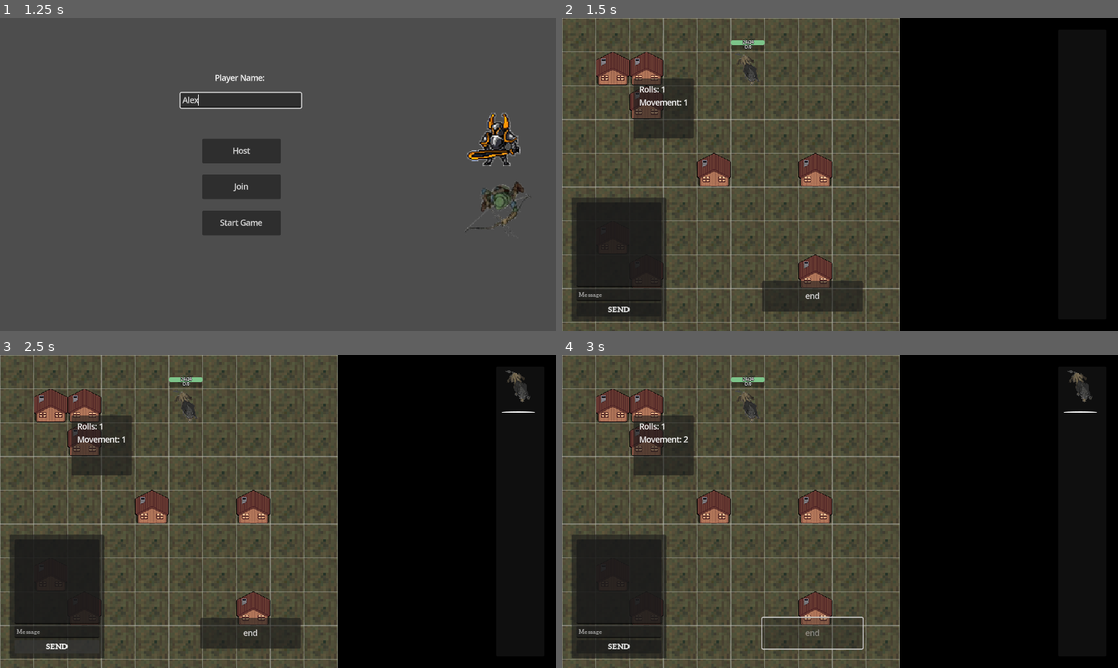
Above: before the commit, frames 1-4 (two rows, left to right).
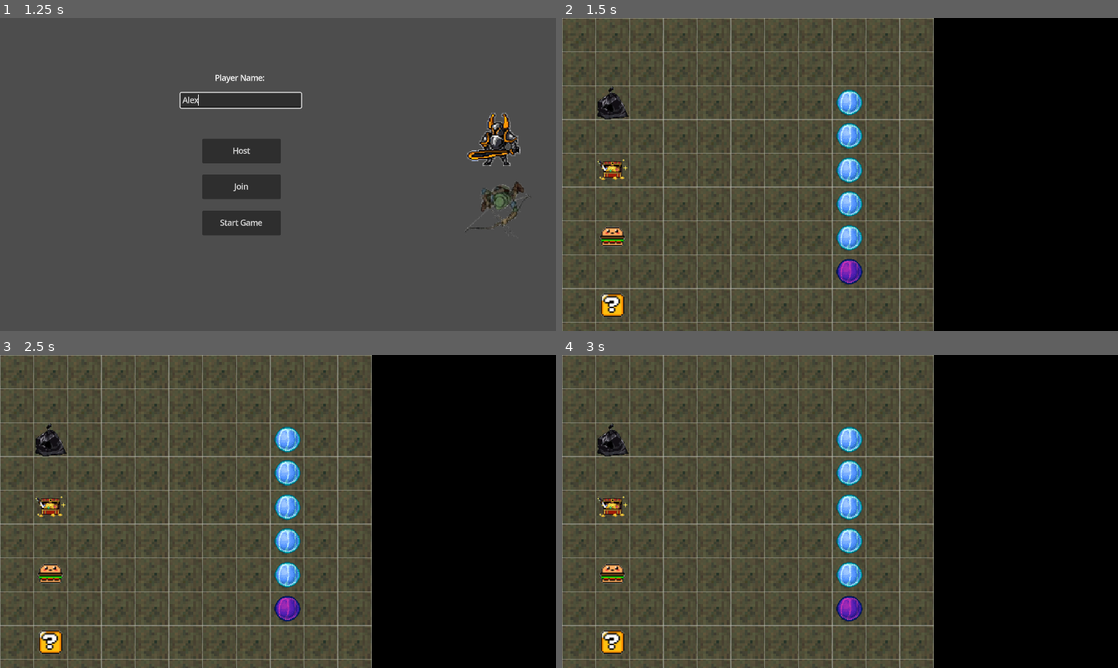
Above: after the commit, the same moments.

Repository: Valar1415/Seed
Game: Godot game, scene res://Utility/Multiplayer Management/MultiplayerController.tscn
Two runs of this game, one before a commit and one after it. Both use one fixed random seed, a clock stepped at 60 frames per second and the inputs below.
Inputs (mouse positions are in pixels of both pictures, inside the frame that each line leads up to):
- Up to frame 1 (1.25 s): click (239, 99) at 0.52 s; type "Alex" at 0.6 s
- Up to frame 2 (1.5 s): click "Start Game" at 1.25 s
- Up to frame 3 (2.5 s): click (55, 646) at 2 s, where only the run before the commit has a clickable "SEND"
- Up to frame 4 (3 s): click (812, 633) at 2.75 s, where only the run before the commit has a clickable "end"

Frame 1 is identical in both runs. In frame 2, 21% of the frame differs, in the area x 1-67%, y 0-100%; in frame 3, 21%; in frame 4, 20%.
Error before the commit: Invalid access to property or key 'position' on a base object of type 'Nil'. (res://Characters/Classes/enemy_class.gd:151)

Commit message:
UI hover reference multiplayer fix

Diff:
--- a/Characters/Classes/enemy_class.gd
+++ b/Characters/Classes/enemy_class.gd
@@ -6,6 +6,7 @@
 
 ## GET NODES
 @onready var range: Area2D = $Range
+@onready var enemy_information: PanelContainer = $GUI/EnemyInformation
 
 ## ATTACK
 var atk_targets: Array = []
@@ -18,6 +19,9 @@
 	UiEventBus.pass_texture_ref.connect(set_UI_texture_reference)
 	snap_to_nearest_tile()
 	set_tilemap_obstacle(true)
+	set_attributes()
+	emit_UI_info()
+
 
 #func _unhandled_input(event: InputEvent) -> void: # DEBUG
 	#if event.is_action_pressed("DEBUG_K"):
@@ -194,7 +198,16 @@
 	astar.set_point_solid(current_position, value)
 
 func set_UI_texture_reference(tex_reference):
-	UI_inititative_texture.append(tex_reference)
+	UI_inititative_texture_array.append(tex_reference)
+
+func emit_UI_info():
+	UiEventBus.set_enemy_info.emit(movement, rolls)
+
+func display_enemy_info():
+	enemy_information.show()
+
+func hide_enemy_info():
+	enemy_information.hide()
 
 func roll_dice(skill: Skill):
 	if multiplayer.is_server():
--- a/Characters/Classes/entity_class.gd
+++ b/Characters/Classes/entity_class.gd
@@ -12,6 +12,7 @@
 @onready var tileMap_ground: TileMapLayer = $"../../../TileMap/Ground"
 #endregion
 
+
 #region ATTRIBUTES
 @export var base_movement := 1
 @export var base_rolls := 1
@@ -20,12 +21,14 @@
 	get: return movement
 	set(value):
 		movement = value
-		update_UI("Movement", value)
+		if self.is_in_group("player"):
+			%Movement.text = str("Movement: ", value)
 @export var rolls: int = 1:
 	get: return rolls
 	set(value):
 		rolls = value
-		update_UI("Rolls", value)
+		if self.is_in_group("player"):
+			%Rolls.text = str("Rolls: ", value)
 @export var health: int= 24
 @export var max_health: int= 24
 @export var armor: int = 0
@@ -82,11 +85,14 @@
 	%ArmorBar.value = armor
 	%ArmorLbl.text = str(armor, "/", max_armor)
 
-@rpc("any_peer", "call_local", "reliable")
-func die():
-	%DeathIcon.show()
-	current_state = States.CORPSE
-	combatants.remove_from_initiative(self)
+func set_attributes():
+	%HealthBar.max_value = max_health
+	%HealthBar.value = max_health
+	%HealthLbl.text = str(max_health, "/", max_health)
+	%ArmorBar.max_value = max_armor
+	%ArmorLbl.text = str(max_armor, "/", max_armor)
+	movement = base_movement
+	rolls = base_rolls
 #endregion
 
 
@@ -95,34 +101,39 @@
 	var closest_tile = tileMap_ground.local_to_map(global_position)
 	global_position = tileMap_ground.map_to_local(closest_tile)
 
-func update_UI(type_name: String, value):
-	if type_name == "Movement":
-		if has_node("%Movement") and %Movement != null:
-			%Movement.text = str("Movement: ", value)
-	elif type_name == "Rolls":
-		if has_node("%Rolls") and %Rolls != null:
-			%Rolls.text = str("Rolls: ", value)
 
+@rpc("any_peer", "call_local", "reliable")
+func die():
+	%DeathIcon.show()
+	current_state = States.CORPSE
+	combatants.remove_from_initiative(self)
 #endregion
 
 #region GUI
-var UI_inititative_texture: Array
-var reference
+# Spaghetti code
+@onready var IntBar: VBoxContainer = $"../../../GUI/InitiativeBar/PanelContainer/ScrollContainer/IntBar"
+var UI_inititative_texture_array: Array
+var char_reference
+var texture_reference
 
 func _mouse_enter() -> void:
 	match_reference()
-	UI_inititative_texture[reference].show_highlighter()
+	texture_reference.show_highlighter()
 	show_highlighter()
+	display_enemy_info()
 
 func _mouse_exit() -> void:
-	UI_inititative_texture[reference].hide_highlighter()
+	texture_reference.hide_highlighter()
 	hide_highlighter()
+	hide_enemy_info()
 
 func match_reference():
-	for index in range(UI_inititative_texture.size()):
-		var TextRect = UI_inititative_texture[index]
-		if TextRect.character_reference == self:
-			reference = index  # Store the index
+	var reference_str
+	for i in UI_inititative_texture_array.size():
+		var TextRect = UI_inititative_texture_array[i]
+		if TextRect == self.name:
+			texture_reference = find_TexRect_by_name(TextRect)
+			char_reference = find_combatant_by_name(TextRect)
 			return
 
 func show_highlighter():
@@ -130,4 +141,18 @@
 
 func hide_highlighter():
 	%Highlighter.hide()
+
+func display_enemy_info():
+	pass
+
+func hide_enemy_info():
+	pass
 #endregion
+
+#region HELPER FUNCTIONS
+func find_combatant_by_name(char_name: String) -> Node:
+	return combatants.find_child(char_name, true, false)
+
+func find_TexRect_by_name(ref_name: String) -> Node:
+	return IntBar.find_child(ref_name, true, false)
+#endregion
--- a/Characters/Classes/player_class.gd
+++ b/Characters/Classes/player_class.gd
@@ -38,6 +38,7 @@
 #@export var dice_result2: int = 0
 
 func _ready() -> void:
+	print(Game.get_game_state_name())
 	await get_tree().process_frame # Do not remove
 
 	#if is_multiplayer_authority():
@@ -51,10 +52,11 @@
 
 	if is_multiplayer_authority():
 		UiEventBus.pass_texture_ref.connect(set_UI_texture_reference)
-		combatants.local_player = self
 		activate_camera()
 		set_attributes()
 		reveal_local_UI()
+		if Game.get_game_state_name() == "COMBAT":
+			combatants.local_player = self # Later we must move this to enter tree or smth
 
 
 
@@ -202,12 +204,6 @@
 
 	return [mouse_pos, tile_pos]
 
-func set_attributes():
-	%HealthBar.max_value = max_health
-	%HealthBar.value = max_health
-	%HealthLbl.text = str(max_health, "/", max_health)
-	%ArmorBar.max_value = max_armor
-	%ArmorLbl.text = str(max_armor, "/", max_armor)
 
 func activate_camera():
 	camera.position = global_position
@@ -226,7 +222,8 @@
 		camera.zoom = camera.zoom.clamp(Vector2(0.75, 0.75), Vector2(1.5, 1.5))
 
 func set_UI_texture_reference(tex_reference):
-	UI_inititative_texture.append(tex_reference)
+	UI_inititative_texture_array.append(tex_reference)
+
 
 func roll_dice(skill: Skill):
 	if multiplayer.is_server():
--- /dev/null
+++ b/Characters/NPCs/PanelFollowParent.gd
@@ -0,0 +1,5 @@
+extends PanelContainer
+
+
+func _process(delta: float) -> void:
+	global_position = $"../..".global_position + Vector2(45, 0)
--- /dev/null
+++ b/Characters/NPCs/enemy_info.gd
@@ -0,0 +1,12 @@
+extends VBoxContainer
+
+
+# Called when the node enters the scene tree for the first time.
+func _ready() -> void:
+	UiEventBus.set_enemy_info.connect(set_info)
+
+
+
+func set_info(movement, rolls):
+	%Movement.text = str("Movement: ", movement)
+	%Rolls.text = str("Rolls: ", rolls)
--- a/Characters/NPCs/wolf.tscn
+++ b/Characters/NPCs/wolf.tscn
@@ -6,6 +6,8 @@
 [ext_resource type="Texture2D" uid="uid://xgnsofidqvkm" path="res://temp/Target.png" id="3_yt5du"]
 [ext_resource type="Texture2D" uid="uid://cjd24kt8iifgi" path="res://temp/X.png" id="4_ijghc"]
 [ext_resource type="Script" path="res://Characters/NPCs/attributes.gd" id="4_pe0uw"]
+[ext_resource type="Script" path="res://Characters/NPCs/PanelFollowParent.gd" id="7_jnc7n"]
+[ext_resource type="Script" path="res://Characters/NPCs/enemy_info.gd" id="8_180gl"]
 
 [sub_resource type="SceneReplicationConfig" id="SceneReplicationConfig_yn6h2"]
 properties/0/path = NodePath(".:position")
@@ -56,6 +58,7 @@
 collision_layer = 4
 collision_mask = 7
 script = ExtResource("1_hss73")
+base_movement = 2
 movement = 2
 
 [node name="MultiplayerSynchronizer" type="MultiplayerSynchronizer" parent="."]
@@ -226,34 +229,37 @@
 border_width = 3.0
 editor_only = false
 
-[node name="Rolls&Movement" type="PanelContainer" parent="GUI"]
+[node name="EnemyInformation" type="PanelContainer" parent="GUI"]
+visible = false
+top_level = true
 layout_mode = 1
 anchors_preset = 1
 anchor_left = 1.0
 anchor_right = 1.0
-offset_left = -277.0
-offset_top = 20.0
-offset_right = -152.0
-offset_bottom = 144.0
+offset_left = -1107.0
+offset_right = -982.0
+offset_bottom = 124.0
 grow_horizontal = 0
-
-[node name="MarginContainer" type="MarginContainer" parent="GUI/Rolls&Movement"]
+script = ExtResource("7_jnc7n")
+
+[node name="MarginContainer" type="MarginContainer" parent="GUI/EnemyInformation"]
 layout_mode = 2
 theme_override_constants/margin_left = 12
 theme_override_constants/margin_top = 12
 theme_override_constants/margin_right = 12
 theme_override_constants/margin_bottom = 12
 
-[node name="VBoxContainer" type="VBoxContainer" parent="GUI/Rolls&Movement/MarginContainer"]
+[node name="EnemyInfo" type="VBoxContainer" parent="GUI/EnemyInformation/MarginContainer"]
 custom_minimum_size = Vector2(100, 100)
 layout_mode = 2
-
-[node name="Rolls" type="Label" parent="GUI/Rolls&Movement/MarginContainer/VBoxContainer"]
+script = ExtResource("8_180gl")
+
+[node name="Rolls" type="Label" parent="GUI/EnemyInformation/MarginContainer/EnemyInfo"]
 unique_name_in_owner = true
 layout_mode = 2
 text = "Rolls: 1"
 
-[node name="Movement" type="Label" parent="GUI/Rolls&Movement/MarginContainer/VBoxContainer"]
+[node name="Movement" type="Label" parent="GUI/EnemyInformation/MarginContainer/EnemyInfo"]
 unique_name_in_owner = true
 layout_mode = 2
 text = "Movement: 1
--- a/Characters/PCs/Knighter/Knighter.tscn
+++ b/Characters/PCs/Knighter/Knighter.tscn
@@ -21,6 +21,9 @@
 properties/3/path = NodePath(".:initiative")
 properties/3/spawn = true
 properties/3/replication_mode = 2
+properties/4/path = NodePath(".:UI_inititative_texture_array")
+properties/4/spawn = true
+properties/4/replication_mode = 2
 
 [sub_resource type="RectangleShape2D" id="RectangleShape2D_vaaew"]
 size = Vector2(70, 70)
@@ -57,7 +60,7 @@
 z_index = 5
 collision_mask = 6
 script = ExtResource("1_e5ccn")
-initiative = "1d2"
+initiative = "1d2000"
 movement = 1
 health = 188
 max_health = 188
--- a/Characters/PCs/Ranger/Ranger.tscn
+++ b/Characters/PCs/Ranger/Ranger.tscn
@@ -21,6 +21,9 @@
 properties/3/path = NodePath(".:initiative")
 properties/3/spawn = true
 properties/3/replication_mode = 2
+properties/4/path = NodePath(".:UI_inititative_texture_array")
+properties/4/spawn = true
+properties/4/replication_mode = 2
 
 [sub_resource type="RectangleShape2D" id="RectangleShape2D_vaaew"]
 size = Vector2(70, 70)
@@ -227,6 +230,7 @@
 horizontal_alignment = 1
 
 [node name="Highlighter" type="ReferenceRect" parent="GUI_Global"]
+unique_name_in_owner = true
 visible = false
 custom_minimum_size = Vector2(70, 70)
 layout_mode = 1
--- a/Utility/Event Buses/UI_Event_Bus.gd
+++ b/Utility/Event Buses/UI_Event_Bus.gd
@@ -4,3 +4,4 @@
 signal turn_end(combatant)
 signal character_death(combatant)
 signal pass_texture_ref(tex_reference)
+signal set_enemy_info(movement, rolls)
--- /dev/null
+++ b/Utility/Game Management/GameState.gd
@@ -0,0 +1,9 @@
+extends Node
+
+
+enum Gamestate {REST, COMBAT}
+
+var current_gamestate = Gamestate.REST
+
+func get_game_state_name():
+	return Gamestate.keys()[current_gamestate]
--- a/Utility/Initiative Bar/TurnManager/initiative_manager.gd
+++ b/Utility/Initiative Bar/TurnManager/initiative_manager.gd
@@ -117,8 +117,8 @@
 
 
 func find_combatant_by_name(char_name: String) -> Node:
-	var characters_root = get_tree().root.get_node("CombatScene/Combatants")
-	return characters_root.find_child(char_name, true, false)
+	#var characters_root = get_tree().root.get_node("CombatScene/Combatants")
+	return self.find_child(char_name, true, false)
 
 func _on_end_turn_pressed() -> void: # Called on button press & enemy.act()
 	end_turn.rpc()
--- a/Utility/Initiative Bar/int_sprite_hover.gd
+++ b/Utility/Initiative Bar/int_sprite_hover.gd
@@ -1,18 +1,19 @@
 extends TextureRect
 
-var character_reference: Object
-
-#@onready var char_HL = character_reference.find_child("Highlighter")
+var character_reference: Object:
+	set(char_ref):
+		character_reference = char_ref
+		self.name = char_ref.name
 
 func _ready() -> void:
-	UiEventBus.pass_texture_ref.emit(self)
+	UiEventBus.pass_texture_ref.emit(self.name)
 
 func _on_mouse_entered() -> void:
-	$Highlighter.show()
+	show_highlighter()
 	character_reference.show_highlighter()
 
 func _on_mouse_exited() -> void:
-	$Highlighter.hide()
+	hide_highlighter()
 	character_reference.hide_highlighter()
 
 func show_highlighter():
--- a/Utility/Multiplayer Management/MultiplayerController.gd
+++ b/Utility/Multiplayer Management/MultiplayerController.gd
@@ -97,7 +97,7 @@
 
 @rpc("any_peer", "call_local")
 func StartGame():
-	var main_scene = load("res://WorldScenes/Combat/CombatScene.tscn").instantiate()
+	var main_scene = load("res://WorldScenes/Rest/RestScene.tscn").instantiate()
 	get_tree().root.add_child(main_scene)
 	self.hide()
 
--- a/Utility/TileMap/AStar_Pathfinding.gd
+++ b/Utility/TileMap/AStar_Pathfinding.gd
@@ -7,7 +7,7 @@
 @onready var tile_map: Node2D = $"."
 @onready var bounds: TileMapLayer = $Bounds
 @onready var ground: TileMapLayer = $Ground
-@onready var houses: TileMapLayer = $Houses
+@onready var houses: TileMapLayer
 @onready var tilemap_layers := tile_map.get_children()
 @onready var tilemap_size = bounds.get_used_rect().end - bounds.get_used_rect().position
 @onready var tile_size = ground.tile_set.tile_size # cell size 70 x 70
@@ -15,6 +15,7 @@
 
 
 func _ready() -> void:
+	assign_variable_getnodes()
 
 	var map_rect = Rect2i(Vector2i.ZERO, tilemap_size)
 
@@ -39,13 +40,22 @@
 				if tile_data and tile_data.get_custom_data("walkable") != true:
 					astar.set_point_solid(coords) # Obstacle
 
-
-				# Check for scenes (House)
-				var house_cells = houses.get_used_cells()
-				for house in house_cells:
-					astar.set_point_solid(house)  # Mark the tile as solid in AStar
+				assign_scene_solid_points()
 
 
 	#for enemy in enemies: # Enemy obstacles
 		#var enemy_pos = ground.local_to_map(enemy.global_position)
 		#astar.set_point_solid(enemy_pos, true)
+
+#region HELPER FUNCTIONS
+func assign_variable_getnodes():
+	if has_node("Houses"):
+		houses = $Houses
+
+func assign_scene_solid_points():
+	# Check for scenes (House)
+	if has_node("Houses"):
+		var house_cells = houses.get_used_cells()
+		for house in house_cells:
+			astar.set_point_solid(house)  # Mark the tile as solid in AStar
+#endregion
--- a/WorldScenes/Combat/CombatScene.tscn
+++ b/WorldScenes/Combat/CombatScene.tscn
@@ -44,8 +44,6 @@
 [node name="Enemies" type="Node2D" parent="Combatants"]
 
 [node name="Wolf" parent="Combatants/Enemies" instance=ExtResource("8_gkmt3")]
-position = Vector2(400, 116)
-base_movement = 2
 
 [node name="Allies" type="Node2D" parent="Combatants"]
 
--- a/WorldScenes/Rest/RestScene.tscn
+++ b/WorldScenes/Rest/RestScene.tscn
@@ -11,7 +11,6 @@
 [ext_resource type="PackedScene" uid="uid://bwi03s0ftme3q" path="res://WorldScenes/Rest/EncounterOrb/EncounterOrb.tscn" id="9_lnd6x"]
 
 [node name="RestScene" type="Node2D"]
-visible = false
 script = ExtResource("1_81l4f")
 
 [node name="TileMap" type="Node2D" parent="."]
--- a/project.godot
+++ b/project.godot
@@ -21,6 +21,7 @@
 UiEventBus="*res://Utility/Event Buses/UI_Event_Bus.gd"
 GameManager="*res://Utility/Multiplayer Management/game_manager.gd"
 MultiplayerManager="*res://Utility/Multiplayer Management/MultiplayerManager.gd"
+Game="*res://Utility/Game Management/GameState.gd"
 
 [display]
 
Not shown: 1 places in Characters/NPCs/wolf.tscn that only renumber resources
